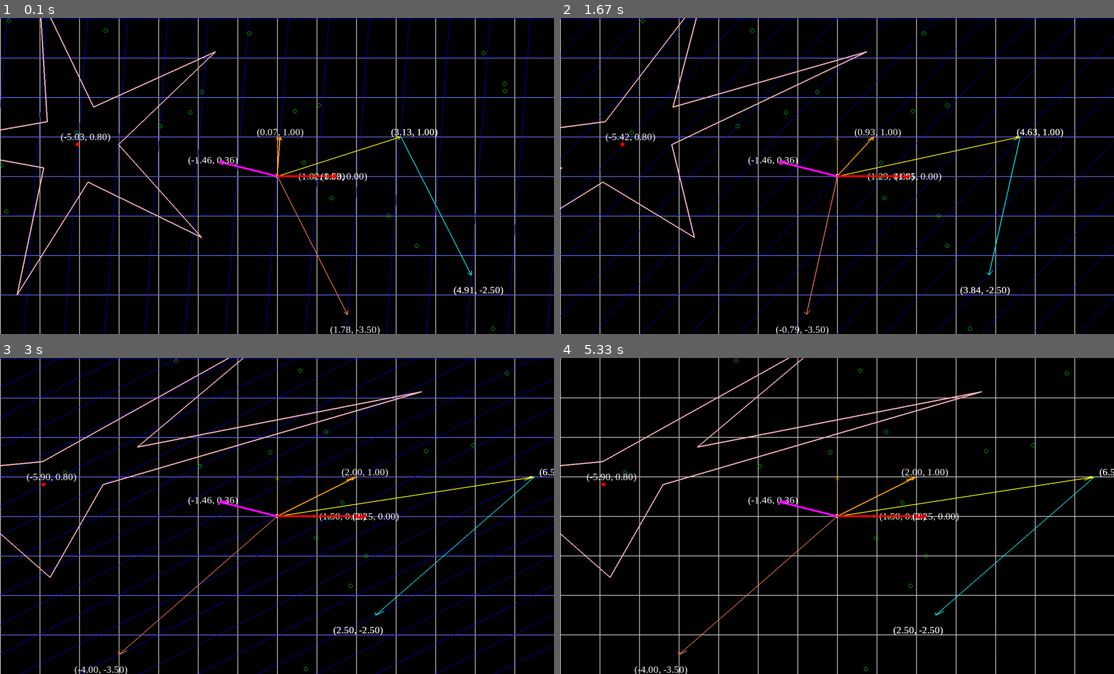
Above: before the commit, frames 1-4 (two rows, left to right).
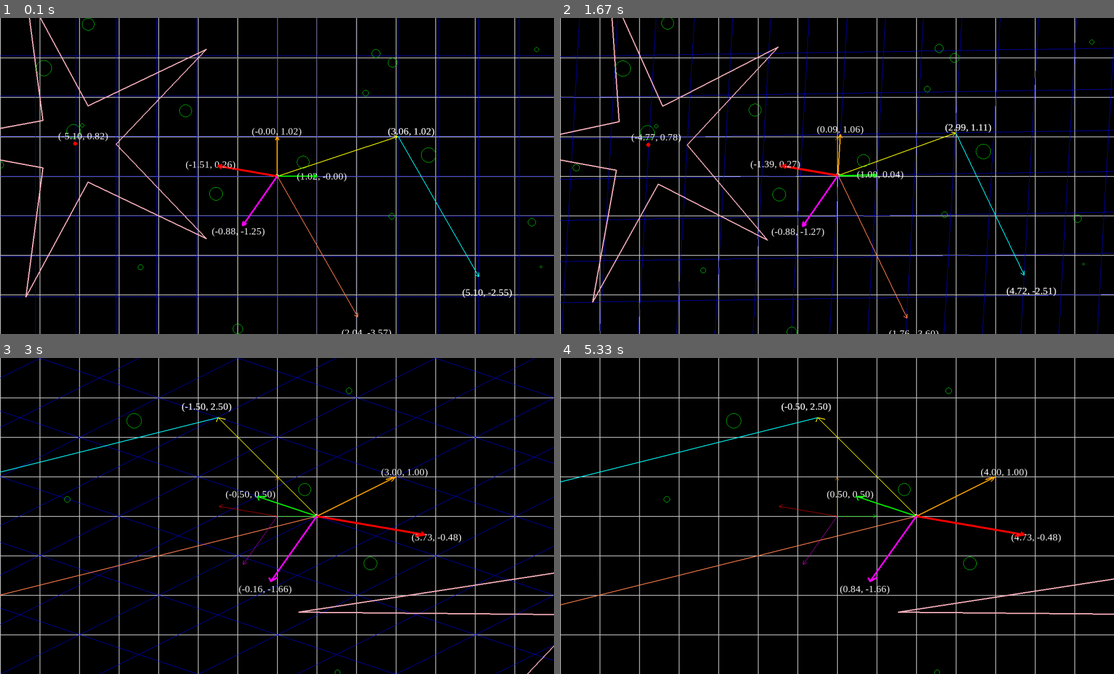
Above: after the commit, the same moments.

Repository: benzimraaa/Linear-Algebra-Simulator
Game: pygame game, started from LinearSpace.py
The game is run twice, just before and just after one commit, with the same random seed, the same clock (stepped at 60 frames per second) and the same inputs.
Inputs:
- Up to frame 1 (0.1 s): no input
- Up to frame 2 (1.67 s): tap one key every 0.33 s from 0.33 s: Space Page Up . Page Down
- Up to frame 3 (3 s): hold Right 1.67-2.13 s; tap . at 1.82 s; hold Up 2.17-2.63 s; hold Right from 2.67 s (still down); tap , at 2.82 s
- Up to frame 4 (5.33 s): release Right at 3.13 s; hold Left 3.17-3.7 s; tap . at 3.32, 4.88 s; hold Down 3.73-4.2 s; hold Left 4.23-4.7 s; tap , at 4.38 s; hold Up 4.73-5.2 s; hold Right from 5.23 s (still down)

The runs differ from the first frame. In frame 1, 11% of the frame differs, in the area x 0-100%, y 0-100%; in frame 2, 12%; in frame 3, 12%; in frame 4, 4.4%.

Commit message:
added new functionalty keyboard

Diff:
--- a/LinearSpace.py
+++ b/LinearSpace.py
@@ -31,7 +31,7 @@
 
 
 origin = Circle(5)
-grid = Grid(2*width, 2*height, cell_length=100, color=blue)
+grid = Grid(8*width, 8*height, cell_length=100, color=blue)
 grid_fix = Grid(width, height, cell_length=100, color=colors.light_gray)
 vec_i = Vector(100, 0)
 vec_j = Vector(0, 100)
@@ -43,14 +43,14 @@
 points = []
 # random circles (points)
 for i in range(20):
-    circle = Circle(5, (random.randint(-width/2, width/2), random.randint(-height/2, height/2)))
+    circle = Circle(random.randint(3,20), (random.randint(-width/2, width/2), random.randint(-height/2, height/2)))
     points.append(circle)
 
 
 # trans_mat = Rotation(np.pi/3)
 # trans_mat = Scaling(2, 1.5) * Rotation(np.pi/3)
-trans_mat = Transformation(np.array([[3,4],
-                                     [0,2]])/2)
+trans_mat = Transformation(np.array([[-3,4],
+                                     [1,2]])/2)
 # trans_mat = Shear(0.5, 0) * Scaling(2, 1)
 
 # *Translation(-50, -100)
@@ -82,6 +82,7 @@
 i = 0
 fix = False
 show_trans_grid = True
+stop = False
 while running:
     for event in pygame.event.get():
         if event.type == pygame.QUIT:
@@ -94,8 +95,28 @@
                 i = 1
             if event.key == pygame.K_UP:
                 fix = False
+                stop = False
             if event.key == pygame.K_DOWN:
                 show_trans_grid = not show_trans_grid
+            if event.key == pygame.K_PAGEUP:
+                trans_mat *= Rotation(-np.pi/9)
+            if event.key == pygame.K_PAGEDOWN:
+                trans_mat *= Rotation(np.pi/9)
+            if event.key == pygame.K_COMMA:
+                trans_mat = Translation(-100, 0)*trans_mat
+            if event.key == pygame.K_PERIOD:
+                trans_mat = Translation(100, 0)*trans_mat
+            if event.key == pygame.K_SPACE:
+                stop = not stop
+
+        if event.type == pygame.MOUSEWHEEL:
+            # if mouse scroll down scale up
+            if event.y < 0:
+                trans_mat *= Scaling(1.1, 1.1)
+            # if mouse scroll up scale down
+            if event.y > 0:
+                trans_mat *= Scaling(0.9, 0.9)
+
 
     # Clear the screen
     screen.fill(black)
@@ -150,8 +171,8 @@
 
     # Update the display
     pygame.display.flip()
-    if not fix:
-        i += 0.005
+    if not fix and not stop:
+        i += 0.007
         i = min(i, 1)
 
 # Quit Pygame
--- a/Transformation.py
+++ b/Transformation.py
@@ -47,7 +47,10 @@
 
     # *= operator overloading
     def __imul__(self, other):
-        self.matrix = self.matrix.dot(other.matrix)
+        if other.matrix.shape != self.matrix.shape:
+            self.matrix = Transformation(self.to3d().dot(other.to3d())).matrix
+        else:
+            self.matrix = self.matrix.dot(other.matrix)
         return self
 
     def to3d(self):
@@ -90,7 +93,7 @@
         super().__init__(self.matrix)
 
 class Shear(Transformation):
-    def __init__(self, shx, shy):
+    def __init__(self, shx, shy=0):
         """Initialize the shear matrix 2D."""
         self.shx = shx
         self.shy = shy
